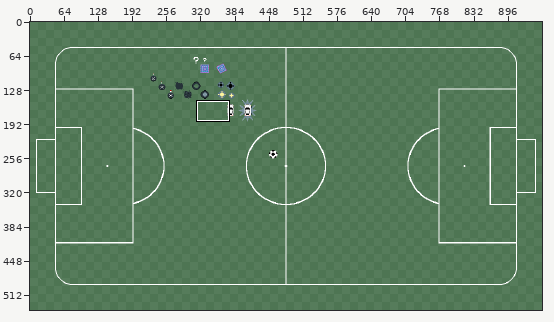
Two states of a pixel-art file, Assets/Art/Mock.aseprite. Above: a wide view before the commit, with the close-up outlined.
Close-up. First the earlier version:
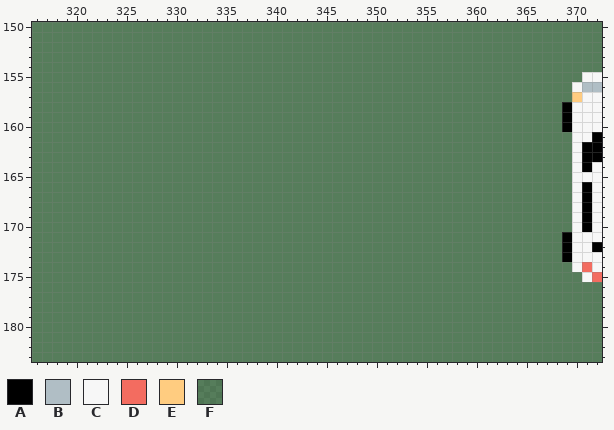
960x540 pixels, 1 frame. Colours within 5 levels of each other are drawn and written as one. Shown: x 316..372, y 150..183.
Visible layers, top first: "Objects", "Lines", "Background" opacity 37%.
Palette (. is transparent): A #000000  B #b0bec5  C #f7f7f7  D #f36c60  E #ffcc80  F #72d5725f
Pixels before, first column x 316:
150 FFFFFFFFFFFFFFFFFFFFFFFFFFFFFFFFFFFFFFFFFFFFFFFFFFFFFFFFF
151 FFFFFFFFFFFFFFFFFFFFFFFFFFFFFFFFFFFFFFFFFFFFFFFFFFFFFFFFF
152 FFFFFFFFFFFFFFFFFFFFFFFFFFFFFFFFFFFFFFFFFFFFFFFFFFFFFFFFF
153 FFFFFFFFFFFFFFFFFFFFFFFFFFFFFFFFFFFFFFFFFFFFFFFFFFFFFFFFF
154 FFFFFFFFFFFFFFFFFFFFFFFFFFFFFFFFFFFFFFFFFFFFFFFFFFFFFFFFF
155 FFFFFFFFFFFFFFFFFFFFFFFFFFFFFFFFFFFFFFFFFFFFFFFFFFFFFFFCC
156 FFFFFFFFFFFFFFFFFFFFFFFFFFFFFFFFFFFFFFFFFFFFFFFFFFFFFFCBB
157 FFFFFFFFFFFFFFFFFFFFFFFFFFFFFFFFFFFFFFFFFFFFFFFFFFFFFFECC
158 FFFFFFFFFFFFFFFFFFFFFFFFFFFFFFFFFFFFFFFFFFFFFFFFFFFFFACCC
159 FFFFFFFFFFFFFFFFFFFFFFFFFFFFFFFFFFFFFFFFFFFFFFFFFFFFFACCC
160 FFFFFFFFFFFFFFFFFFFFFFFFFFFFFFFFFFFFFFFFFFFFFFFFFFFFFACCC
161 FFFFFFFFFFFFFFFFFFFFFFFFFFFFFFFFFFFFFFFFFFFFFFFFFFFFFFCCA
162 FFFFFFFFFFFFFFFFFFFFFFFFFFFFFFFFFFFFFFFFFFFFFFFFFFFFFFCAA
163 FFFFFFFFFFFFFFFFFFFFFFFFFFFFFFFFFFFFFFFFFFFFFFFFFFFFFFCAA
164 FFFFFFFFFFFFFFFFFFFFFFFFFFFFFFFFFFFFFFFFFFFFFFFFFFFFFFCAC
165 FFFFFFFFFFFFFFFFFFFFFFFFFFFFFFFFFFFFFFFFFFFFFFFFFFFFFFCCC
166 FFFFFFFFFFFFFFFFFFFFFFFFFFFFFFFFFFFFFFFFFFFFFFFFFFFFFFCAC
167 FFFFFFFFFFFFFFFFFFFFFFFFFFFFFFFFFFFFFFFFFFFFFFFFFFFFFFCAC
168 FFFFFFFFFFFFFFFFFFFFFFFFFFFFFFFFFFFFFFFFFFFFFFFFFFFFFFCAC
169 FFFFFFFFFFFFFFFFFFFFFFFFFFFFFFFFFFFFFFFFFFFFFFFFFFFFFFCAC
170 FFFFFFFFFFFFFFFFFFFFFFFFFFFFFFFFFFFFFFFFFFFFFFFFFFFFFFCAC
171 FFFFFFFFFFFFFFFFFFFFFFFFFFFFFFFFFFFFFFFFFFFFFFFFFFFFFACCC
172 FFFFFFFFFFFFFFFFFFFFFFFFFFFFFFFFFFFFFFFFFFFFFFFFFFFFFACCA
173 FFFFFFFFFFFFFFFFFFFFFFFFFFFFFFFFFFFFFFFFFFFFFFFFFFFFFACCC
174 FFFFFFFFFFFFFFFFFFFFFFFFFFFFFFFFFFFFFFFFFFFFFFFFFFFFFFCDC
175 FFFFFFFFFFFFFFFFFFFFFFFFFFFFFFFFFFFFFFFFFFFFFFFFFFFFFFFCD
176 FFFFFFFFFFFFFFFFFFFFFFFFFFFFFFFFFFFFFFFFFFFFFFFFFFFFFFFFF
177 FFFFFFFFFFFFFFFFFFFFFFFFFFFFFFFFFFFFFFFFFFFFFFFFFFFFFFFFF
178 FFFFFFFFFFFFFFFFFFFFFFFFFFFFFFFFFFFFFFFFFFFFFFFFFFFFFFFFF
179 FFFFFFFFFFFFFFFFFFFFFFFFFFFFFFFFFFFFFFFFFFFFFFFFFFFFFFFFF
180 FFFFFFFFFFFFFFFFFFFFFFFFFFFFFFFFFFFFFFFFFFFFFFFFFFFFFFFFF
181 FFFFFFFFFFFFFFFFFFFFFFFFFFFFFFFFFFFFFFFFFFFFFFFFFFFFFFFFF
182 FFFFFFFFFFFFFFFFFFFFFFFFFFFFFFFFFFFFFFFFFFFFFFFFFFFFFFFFF
183 FFFFFFFFFFFFFFFFFFFFFFFFFFFFFFFFFFFFFFFFFFFFFFFFFFFFFFFFF
After the commit:
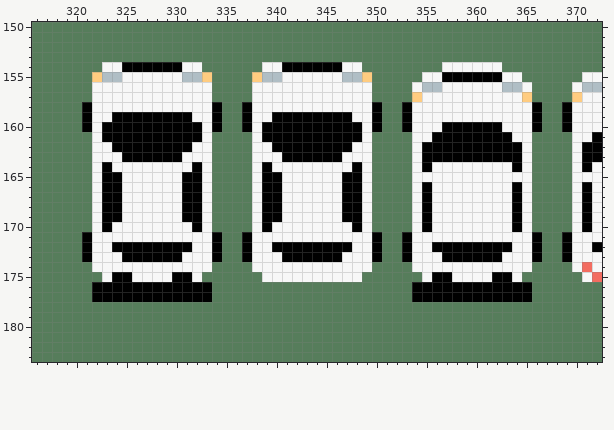
Change:
Layer "Objects":
Colour F becomes colour A in row 154 at x 325 to 330 and 341 to 346; in row 155 at x 357 to 362; in row 158 at x 321, 334, 337, 350, 353 and 366; in row 159 at x 321, 324 to 331, 334, 337, 340 to 347, 350, 353 and 366; in row 160 at x 321, 323 to 332, 334, 337, 339 to 348, 350, 353, 357 to 362 and 366; in row 161 at x 323 to 332, 339 to 348 and 356 to 363.
Colour F becomes colour A in row 162 at x 324 to 331, 340 to 347 and 355 to 364; in row 163 at x 325 to 330, 341 to 346 and 355 to 364; in row 164 at x 323, 332, 339, 348, 355 and 364; in row 165 at x 323 to 324, 331 to 332, 339 to 340 and 347 to 348; in rows 166 to 169 at x 323 to 324, 331 to 332, 339 to 340, 347 to 348, 355 and 364; in row 170 at x 323, 332, 339, 348, 355 and 364.
Colour F becomes colour A in row 171 at x 321, 334, 337, 350, 353 and 366; in row 172 at x 321, 324 to 331, 334, 337, 340 to 347, 350, 353, 356 to 363 and 366; in row 173 at x 321, 325 to 330, 334, 337, 341 to 346, 350, 353, 357 to 362 and 366; in row 175 at x 324 to 325, 330 to 331, 356 to 357 and 362 to 363; in rows 176 to 177 at x 322 to 333 and 354 to 365.
Colour F becomes colour B in row 155 at x 323 to 324, 331 to 332, 339 to 340 and 347 to 348; in row 156 at x 355 to 356 and 363 to 364.
Colour F becomes colour C in row 154 at x 323 to 324, 331 to 332, 339 to 340, 347 to 348 and 357 to 362; in row 155 at x 325 to 330, 341 to 346, 355 to 356 and 363 to 364; in row 156 at x 322 to 333, 338 to 349, 354, 357 to 362 and 365; in row 157 at x 322 to 333, 338 to 349 and 355 to 364; in row 158 at x 322 to 333, 338 to 349 and 354 to 365; in row 159 at x 322 to 323, 332 to 333, 338 to 339, 348 to 349 and 354 to 365.
Colour F becomes colour C in row 160 at x 322, 333, 338, 349, 354 to 356 and 363 to 365; in row 161 at x 322, 333, 338, 349, 354 to 355 and 364 to 365; in row 162 at x 322 to 323, 332 to 333, 338 to 339, 348 to 349, 354 and 365; in row 163 at x 322 to 324, 331 to 333, 338 to 340, 347 to 349, 354 and 365; in row 164 at x 322, 324 to 331, 333, 338, 340 to 347, 349, 354, 356 to 363 and 365; in row 165 at x 322, 325 to 330, 333, 338, 341 to 346, 349 and 354 to 365.
Colour F becomes colour C in rows 166 to 169 at x 322, 325 to 330, 333, 338, 341 to 346, 349, 354, 356 to 363 and 365; in row 170 at x 322, 324 to 331, 333, 338, 340 to 347, 349, 354, 356 to 363 and 365; in row 171 at x 322 to 333, 338 to 349 and 354 to 365; in row 172 at x 322 to 323, 332 to 333, 338 to 339, 348 to 349, 354 to 355 and 364 to 365; in row 173 at x 322 to 324, 331 to 333, 338 to 340, 347 to 349, 354 to 356 and 363 to 365; in row 174 at x 322 to 333, 338 to 349 and 354 to 365.
Colour F becomes colour C in row 175 at x 323, 326 to 329, 332, 339 to 348, 355, 358 to 361 and 364.
Colour F becomes colour E in row 155 at x 322, 333, 338 and 349; in row 157 at x 354 and 365.
Changed places in both close-ups, as pixel boxes (x1, y1, x2, y2):
changed: (82, 62, 542, 302)
